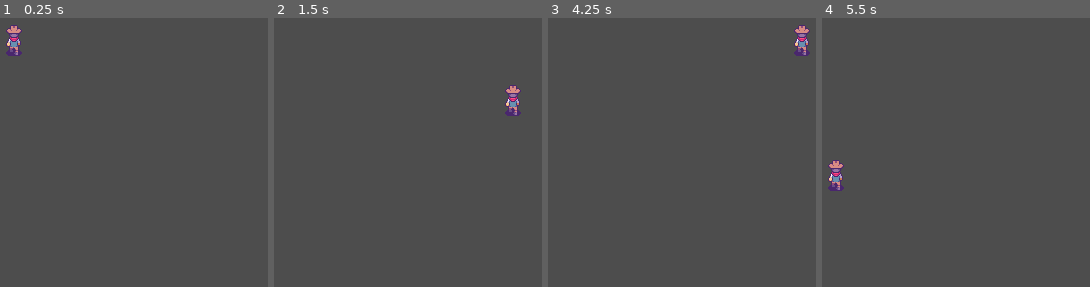
Above: before the commit, frames 1-4 (left to right).
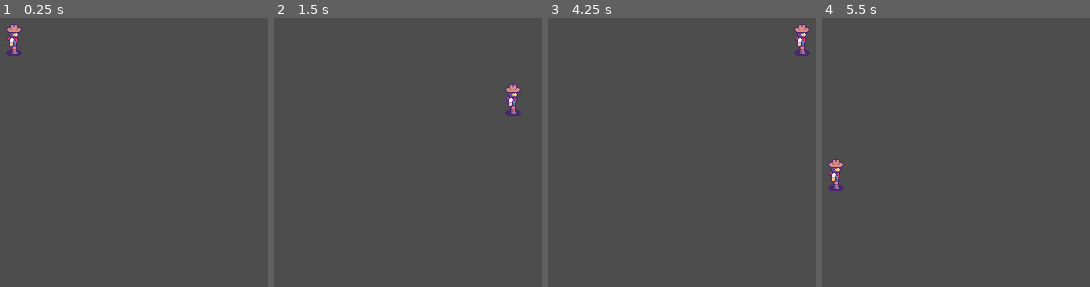
Above: after the commit, the same moments.

Repository: cyberfencer/firstrpg
Game: Godot game, scene res://main.tscn
Two runs of this game, one before a commit and one after it. Both use one fixed random seed, a clock stepped at 60 frames per second and the inputs below.
Inputs:
- Up to frame 1 (0.25 s): no input
- Up to frame 2 (1.5 s): tap Enter at 0.5 s; hold D (right) 0.53-1.28 s; hold S (down) from 1.28 s (still down)
- Up to frame 3 (4.25 s): release S (down) at 2.03 s; hold D (right) 2.03-2.78 s; tap Space at 2.75 s; hold W (up) 2.78-3.53 s; tap Enter at 3.5 s; hold A (left) from 3.53 s (still down)
- Up to frame 4 (5.5 s): release A (left) at 5.03 s; hold S (down) from 5.03 s (still down)

The runs differ from the first frame. In frame 1, 0.4% of the frame differs, in the area x 2-9%, y 2-14%; in frame 2, 0.4%; in frame 3, 0.4%; in frame 4, 0.4%.
Error in both runs: Attempt to call function 'play' in base 'null instance' on a null instance. (res://player.gd:27)

Commit message:
sdasdasd

Diff:
--- a/player.gd
+++ b/player.gd
@@ -2,7 +2,7 @@
 
 var speed = 300.0
 var new_direction: Vector2
-@onready var animated_sprite = $animated_sprite2d
+@onready var animated_sprite = $/AnimatedSprite2D
 var animation
 
 func _physics_process(delta):
--- a/player.tscn
+++ b/player.tscn
@@ -1,6 +1,5 @@
-[gd_scene load_steps=49 format=3 uid="uid://jcx6i4tl03us"]
-
-[ext_resource type="Texture2D" uid="uid://bka3q5aexwetc" path="res://Player/Player Angle 1 Sheet.png" id="1_qkcj6"]
+[gd_scene load_steps=51 format=3 uid="uid://jcx6i4tl03us"]
+
 [ext_resource type="Script" path="res://player.gd" id="1_s71ry"]
 [ext_resource type="Texture2D" uid="uid://d2j6cf5ctielj" path="res://Player/Player Back Sheet.png" id="1_wnj4q"]
 [ext_resource type="Texture2D" uid="uid://d0djok8y1fmuk" path="res://Player/Player Front Sheet.png" id="2_6w68n"]
@@ -54,17 +53,29 @@
 atlas = ExtResource("2_6w68n")
 region = Rect2(240, 0, 48, 44)
 
-[sub_resource type="AtlasTexture" id="AtlasTexture_15m7x"]
-atlas = ExtResource("1_qkcj6")
-region = Rect2(64, 0, 32, 44)
-
-[sub_resource type="AtlasTexture" id="AtlasTexture_7bvq7"]
-atlas = ExtResource("1_qkcj6")
-region = Rect2(160, 0, 32, 44)
-
-[sub_resource type="AtlasTexture" id="AtlasTexture_mqxm7"]
-atlas = ExtResource("1_qkcj6")
-region = Rect2(256, 0, 32, 44)
+[sub_resource type="AtlasTexture" id="AtlasTexture_ao2mt"]
+atlas = ExtResource("4_g7hqf")
+region = Rect2(0, 0, 48, 44)
+
+[sub_resource type="AtlasTexture" id="AtlasTexture_x4l1d"]
+atlas = ExtResource("4_g7hqf")
+region = Rect2(48, 0, 48, 44)
+
+[sub_resource type="AtlasTexture" id="AtlasTexture_am8ba"]
+atlas = ExtResource("4_g7hqf")
+region = Rect2(96, 0, 48, 44)
+
+[sub_resource type="AtlasTexture" id="AtlasTexture_lec5h"]
+atlas = ExtResource("4_g7hqf")
+region = Rect2(144, 0, 48, 44)
+
+[sub_resource type="AtlasTexture" id="AtlasTexture_wy52o"]
+atlas = ExtResource("4_g7hqf")
+region = Rect2(192, 0, 48, 44)
+
+[sub_resource type="AtlasTexture" id="AtlasTexture_mlafr"]
+atlas = ExtResource("4_g7hqf")
+region = Rect2(240, 0, 48, 44)
 
 [sub_resource type="AtlasTexture" id="AtlasTexture_gsh6i"]
 atlas = ExtResource("2_6w68n")
@@ -220,13 +231,22 @@
 }, {
 "frames": [{
 "duration": 1.0,
-"texture": SubResource("AtlasTexture_15m7x")
-}, {
-"duration": 1.0,
-"texture": SubResource("AtlasTexture_7bvq7")
-}, {
-"duration": 1.0,
-"texture": SubResource("AtlasTexture_mqxm7")
+"texture": SubResource("AtlasTexture_ao2mt")
+}, {
+"duration": 1.0,
+"texture": SubResource("AtlasTexture_x4l1d")
+}, {
+"duration": 1.0,
+"texture": SubResource("AtlasTexture_am8ba")
+}, {
+"duration": 1.0,
+"texture": SubResource("AtlasTexture_lec5h")
+}, {
+"duration": 1.0,
+"texture": SubResource("AtlasTexture_wy52o")
+}, {
+"duration": 1.0,
+"texture": SubResource("AtlasTexture_mlafr")
 }],
 "loop": true,
 "name": &"idle-sideways",
@@ -334,8 +354,8 @@
 
 [node name="AnimatedSprite2D" type="AnimatedSprite2D" parent="."]
 sprite_frames = SubResource("SpriteFrames_ypp38")
-animation = &"walk-up"
-frame_progress = 0.232981
+animation = &"idle-sideways"
+frame_progress = 0.222617
 
 [node name="CollisionShape2D" type="CollisionShape2D" parent="."]
 position = Vector2(-0.5, 2.5)
